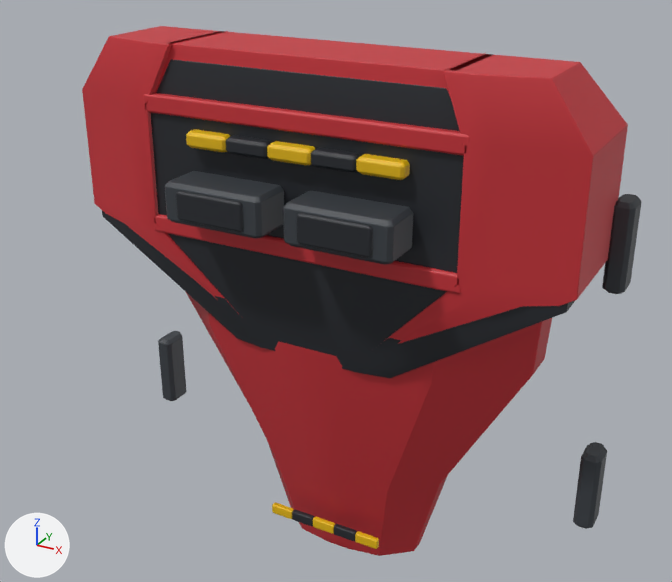
The FBX model Assets/Resources/ClamshellMeshes/BodyBack_Set05_Afterburn.fbx, before and after one commit.
Rendered twice from a 50 mm camera at (0.814, -1.583, 0.837) aimed at (0.027, -0.152, 0.122). The axes (+X, +Y, +Z) are drawn at lower left. The lights are the same throughout. The older version comes first. Where no turn or scale is listed for an object, it has been applied to the vertices.

Objects in the first picture: 'BodyBack_Set05_Afterburn'.
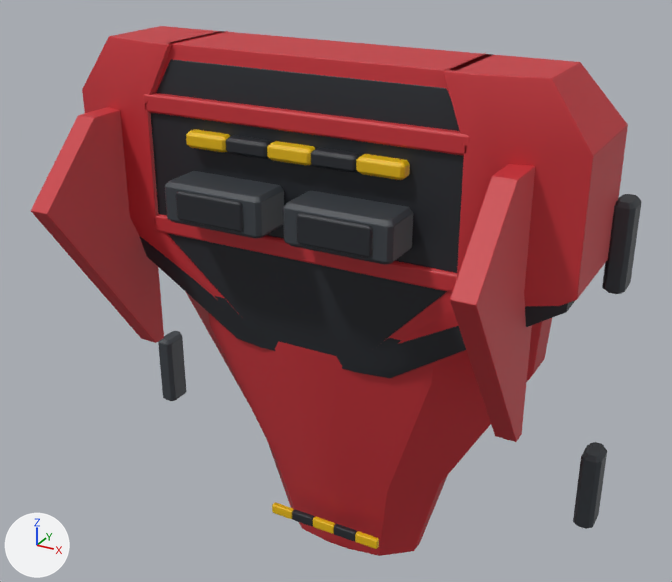
Boxes [x1, y1, x2, y2] around the edits, measured in the pictures (672 x 582 px):
'BodyBack_Set05_Afterburn', reshaped (9% wider): before [82, 26, 641, 556]; after [31, 26, 641, 556]
part 1 of me_bodyback_set05_afterburn_001, added (red): after [31, 107, 164, 343]
part 2 of me_bodyback_set05_afterburn_001, added (red): after [450, 164, 535, 442]

The change, as a list of edits to the scene's bpy script:
```text
Change me_bodyback_set05_afterburn_001:
    used by ob_bodyback_set05_afterburn; location = (0.0, 0.0, 0.0)
    remove me_bodyback_set05_afterburn_001.from_pydata(...)  # 4932 vertices, 4794 faces; spans x -0.535..0.535, y -0.34..0.03, z -0.53..0.574
    add me_bodyback_set05_afterburn_001.from_pydata(...)  # 5084 vertices, 4942 faces; spans x -0.535..0.535, y -0.465..0.03, z -0.53..0.574
    me_bodyback_set05_afterburn_001 part 1: a new loose piece of 76 vertices spanning x -0.42..-0.38, y -0.465..-0.18, z -0.064..0.445, in mat_shell (red #c83038)
    me_bodyback_set05_afterburn_001 part 2: a new loose piece of 76 vertices spanning x 0.38..0.42, y -0.465..-0.18, z -0.064..0.445, in mat_shell (red #c83038)
```
